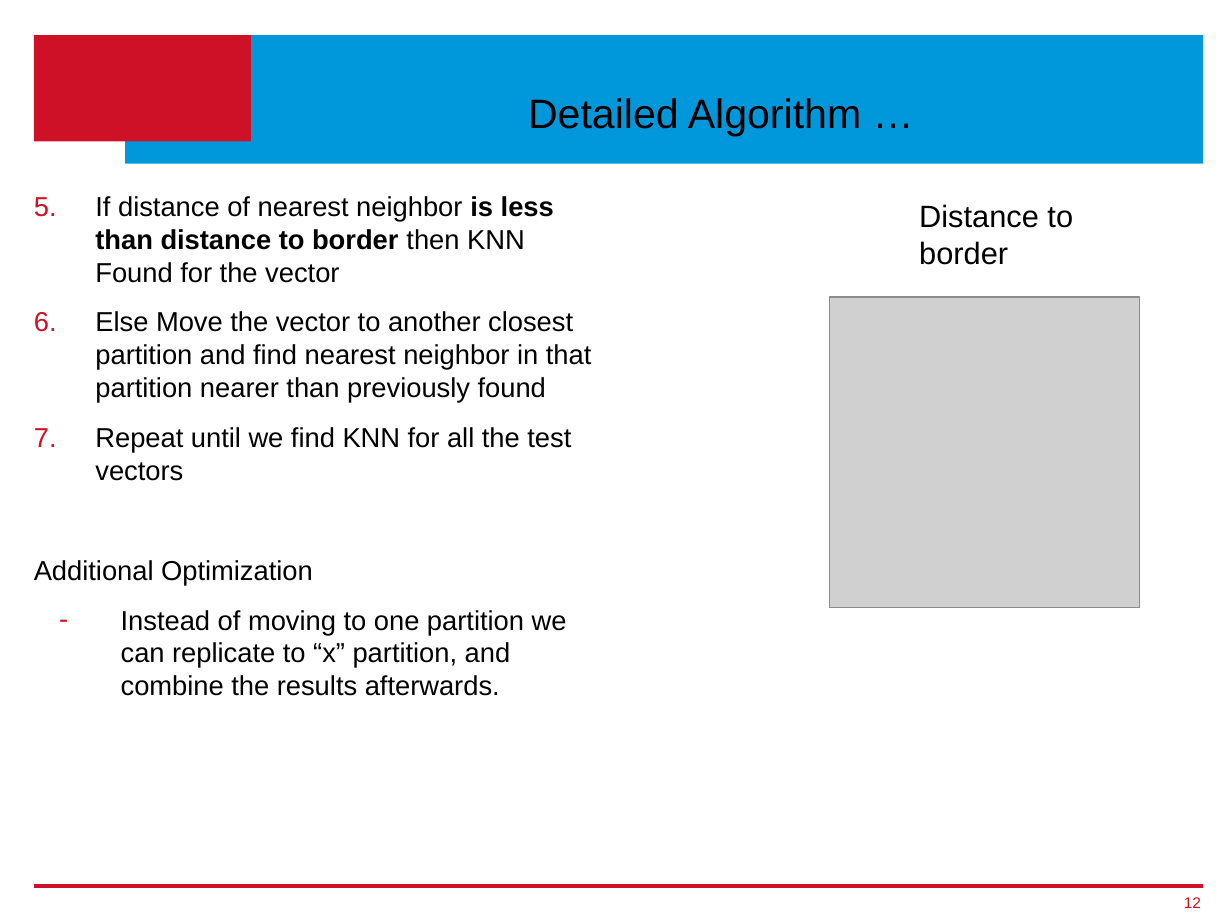
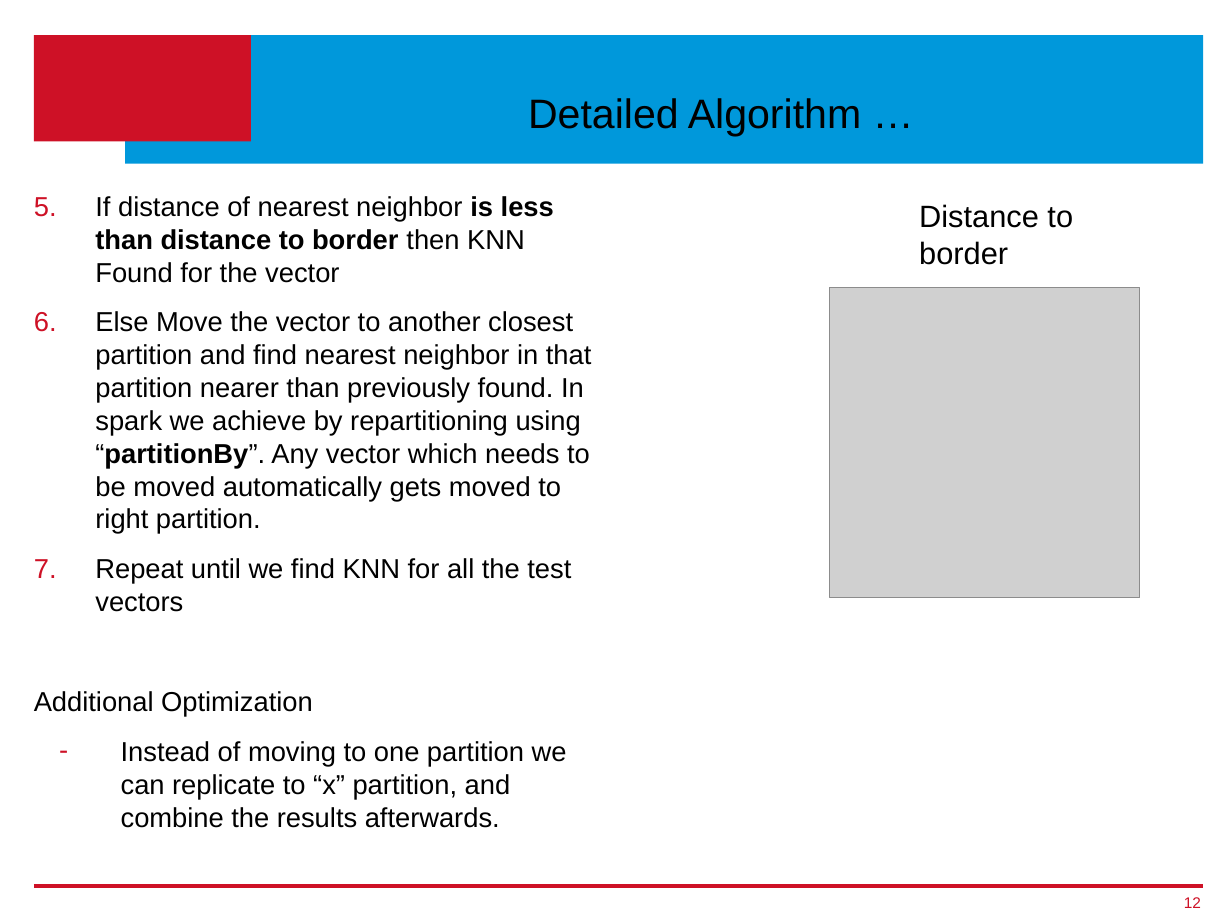
Before and after one commit to ageekymonk/syduni_ms_report, a slide deck: slide 12 of Thesis-Presentation_v1.pptx. Drawn at 1232x924 pixels with LibreOffice and Linux fonts; fonts in the diff are those of the drawing; grey boxes stand for pictures; background and template pictures are left out. Boxes give left, top, right and bottom in pixels: in the first picture for what was removed or moved away, otherwise in the second. Text is boxed around its words. In the diff, an @@ line names an element or a change of style, - is before the commit and + after.

```diff
--- a/Thesis-Presentation_v1.pptx
+++ b/Thesis-Presentation_v1.pptx
@@ picture: place and size @@
-picture at (829,297,1140,607)
+picture at (829,287,1140,598)
@@ text at (95,311,592,534): text changed @@
-6. Else Move the vector to another closest partition and find nearest neighbor in that partition nearer than previously found
+6. Else Move the vector to another closest partition and find nearest neighbor in that partition nearer than previously found. In spark we achieve by repartitioning using “partitionBy”. Any vector which needs to be moved automatically gets moved to right partition.
```
Also in this commit, not shown: 4 other slides changed.
